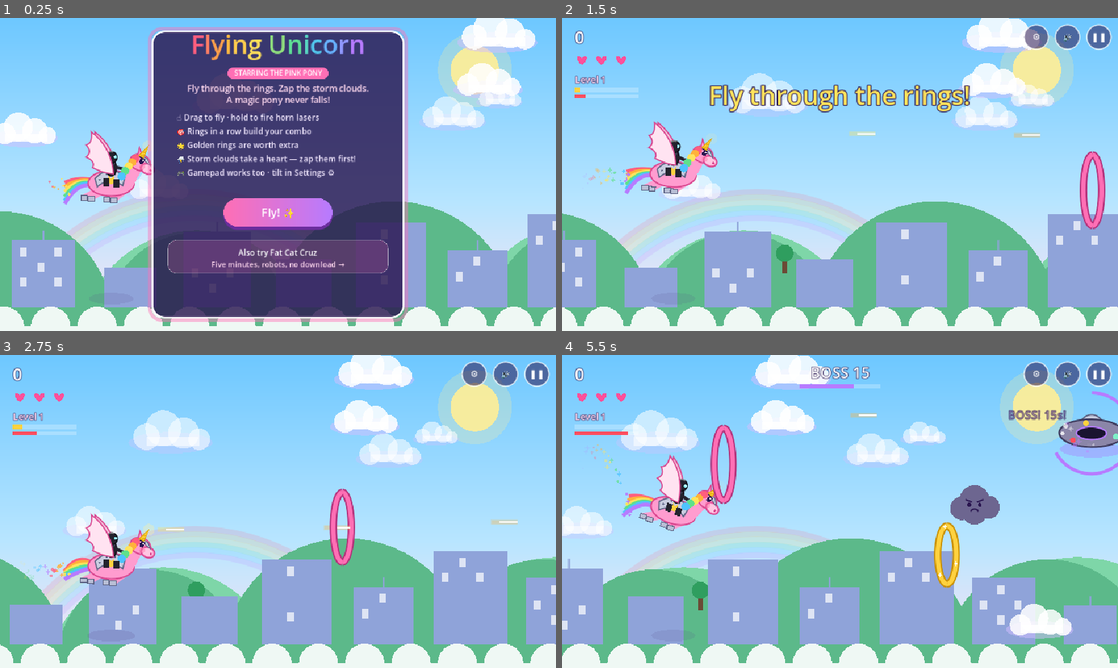
Above: before the commit, frames 1-4 (two rows, left to right).
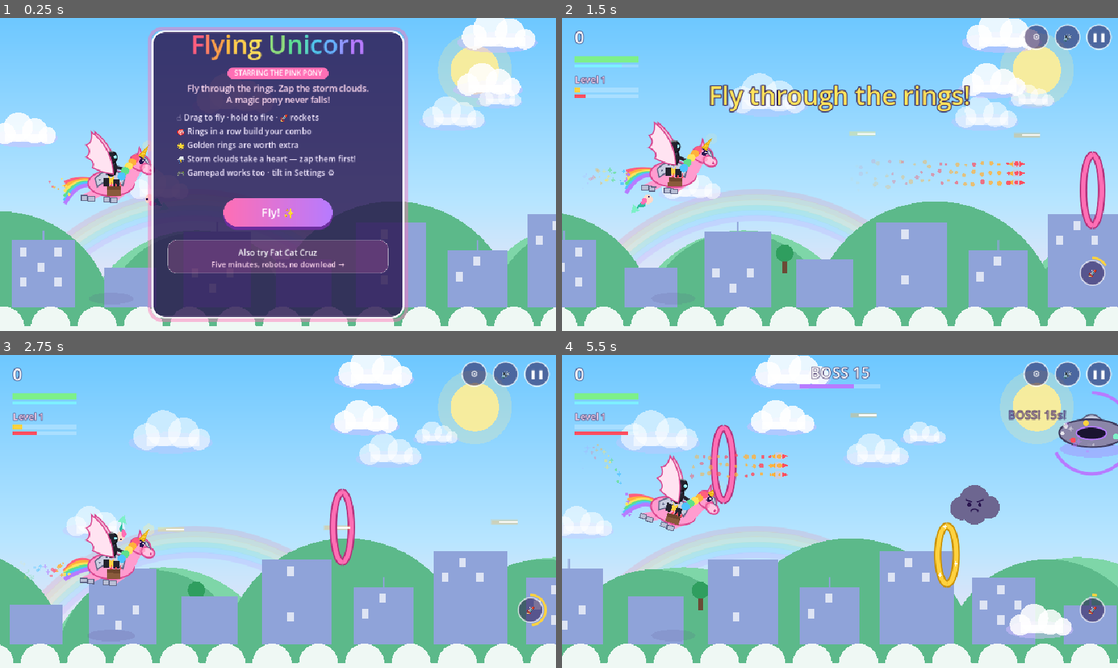
Above: after the commit, the same moments.

Repository: Dan8NOD/flying-unicorn
Game: Godot game, scene res://main.tscn
Same seed, same stepped clock (60 frames per second), same inputs: the game is played once before the commit and once after it.
Inputs (mouse positions are in pixels of both pictures, inside the frame that each line leads up to):
- Up to frame 1 (0.25 s): no input
- Up to frame 2 (1.5 s): tap Enter at 0.5 s; move the mouse to (962, 158) at 0.52 s; hold D (fly_right) 0.53-1.25 s; hold Space (fire) 0.53-1.25 s; click (962, 158) at 0.67 s; tap R (rockets, bound only after the commit) at 0.8 s; drag from (728, 190) to (812, 237) at 1.27 s
- Up to frame 3 (2.75 s): move the mouse to (333, 442) at 2.02 s; hold D (fly_right) from 2.03 s (still down); hold Space (fire) from 2.03 s (still down); tap R (rockets, bound only after the commit) at 2.3 s
- Up to frame 4 (5.5 s): release D (fly_right) at 2.75 s; release Space (fire) at 2.75 s; drag from (812, 574) to (673, 464) at 2.77 s; move the mouse to (1006, 558) at 3.52 s; hold A (fly_left) 3.53-4.25 s; tap X at 3.6 s; tap R (rockets, bound only after the commit) at 3.8, 5.3 s; drag from (673, 464) to (756, 433) at 4.27 s; move the mouse to (867, 511) at 5.02 s; hold S (fly_down) from 5.03 s (still down); tap Enter at 5.1 s; click (867, 511) at 5.17 s

The runs differ from the first frame. In frame 1, 0.2% of the frame differs, in the area x 19-58%, y 30-60%; in frame 2, 1.3%, in the area x 2-98%, y 12-86%; in frame 3, 0.9%; in frame 4, 1.1%.

Commit message:
Health meter, mermaid medic, pouch rockets
Hearts out, 100-HP meter in (green/amber/red, cloud hits 34,
bolts 25, star pickups +30). Mermaid sidekick orbits the pony
FCC-style: 1s spool tell with thrashing tail and glow, then a
5s-cycle discharge zapping the nearest foe for 2 and healing
+12, with a flickering electric arc. Cyan charge bar under HP.
Rocket button bottom-right (R key / gamepad Y too): 3-rocket
volley straight ahead from her side pouches on a 4s cooldown,
trails, direct 3-damage hits plus 85px splash, boss takes 2.
Pouches drawn on her flanks. Verified 30s headless clean +
windowed volley/beam frame, temp hook reverted.

Diff:
--- a/main.gd
+++ b/main.gd
@@ -55,7 +55,20 @@
 var t := 0.0
 var title_ms := 0.0
 var score := 0
-var hearts := 3
+const HP_MAX := 100.0
+const MERCD := 4.0
+const MER_RANGE := 250.0
+const MER_HEAL := 12.0
+const ROCKET_CD := 4.0
+var hp := HP_MAX
+var mer_angle := 0.0
+var mer_cd := 2.0
+var mer_spool := 0.0
+var mer_lock = null
+var arcs: Array = []
+var rockets: Array = []
+var rocket_cd := 0.0
+var _rocket_tap := false
 var combo := 0
 var best_combo := 0
 var rings_passed := 0
@@ -185,6 +198,15 @@
 	var dead := false
 
 
+class Rocket:
+	var x: float
+	var y: float
+	var vx: float
+	var vy: float
+	var life := 3.0
+	var dead := false
+
+
 class Laser:
 	var x: float
 	var y: float
@@ -456,6 +478,9 @@
 	_add_key("fire", KEY_X)
 	_add_key("fire", KEY_K)
 	_add_joy_button("fire", JOY_BUTTON_A)
+	_add_action("rockets")
+	_add_key("rockets", KEY_R)
+	_add_joy_button("rockets", JOY_BUTTON_Y)
 	_add_joy_axis("fire", JOY_AXIS_TRIGGER_RIGHT, 1.0)
 	_add_action("pause_game")
 	_add_key("pause_game", KEY_P)
@@ -491,7 +516,7 @@
 
 
 func reset() -> void:
-	score = 0; hearts = 3; combo = 0; best_combo = 0; rings_passed = 0; level = 1; speed = 260
+	score = 0; hp = HP_MAX; combo = 0; best_combo = 0; rings_passed = 0; level = 1; speed = 260
 	react_pop = 0; react_spin = 0; react_angle = 0
 	blink_timer = 3.0; blink_on = 0; ear_timer = 4.0; ear_tw = 0; shoot = {}
 	over_fx_timer = 0
@@ -499,6 +524,7 @@
 	ring_timer = 0.6; cloud_timer = 3.5; fire_cooldown = 0; last_ring_y = H / 2
 	heat = 0; overheated = false; reload_t = 0; fire_ok = true; beam_cd = BEAM_PERIOD; beam_t = 0
 	size_age = 0; size_mul = 1; shock = []; boss = null; bolts = []; boss_t = 0; boss_spawn_t = 4.0; boss_kills = 0; bolt_cd = 0
+	mer_angle = 0; mer_cd = 2.0; mer_spool = 0; mer_lock = null; arcs = []; rockets = []; rocket_cd = 0; _rocket_tap = false;
 	hurt_timer = 0; flash = 0; level_banner = 2.2; t = 0
 	over_card_timer = 0; over_card_visible = false
 	uni.y = H / 2; uni.vy = 0; uni.vx = 0
@@ -535,6 +561,8 @@
 	over_fx_timer = 0
 	boss = null
 	bolts = []
+	rockets = []
+	arcs = []
 
 
 var _had_focus := false
@@ -558,7 +586,7 @@
 		_force_over_at = -1
 		if state == "title":
 			start()
-		hearts = 0
+		hp = 0.0
 		game_over()
 	# Gradual orientation tilt; gameplay freezes mid-spin so an
 	# accidental rotation never whips the playfield around.
@@ -613,6 +641,8 @@
 	fire_cooldown = maxf(0, fire_cooldown - dt)
 	_tick_weapons(dt)
 	_boss_update(dt)
+	_mermaid_update(dt)
+	_update_rockets(dt)
 	# Feel timers: reactions decay, ambient life goes on.
 	react_pop = maxf(0.0, react_pop - dt * 3.5)
 	if size_age > 0:
@@ -729,7 +759,7 @@
 	if cloud_timer <= 0:
 		_spawn_cloud()
 		cloud_timer = randf_range(2.2, 4) / (0.8 + level * 0.2)
-	if hearts < 3 and randf() < dt * 0.04 and pickups.is_empty():
+	if hp < 70.0 and randf() < dt * 0.04 and pickups.is_empty():
 		var pk := Pickup.new()
 		pk.x = W + 40; pk.y = randf_range(90, H - 120); pk.phase = randf_range(0, 6)
 		pickups.append(pk)
@@ -793,12 +823,12 @@
 			_burst(c.x, c.y, 12, [Color.WHITE, Color("bfe9ff")], 180)
 			synth.poof()
 		if not c.dead and hurt_timer <= 0 and Vector2(uni.x + 10 - c.x, uni.y - 10 - c.y).length() < c.r + 26:
-			c.dead = true; hearts -= 1; combo = 0; hurt_timer = 1.6; flash = 0.25
+			c.dead = true; hp = maxf(0.0, hp - 34.0); combo = 0; hurt_timer = 1.6; flash = 0.25
 			react_pop = 1.0; react_spin = -9.0
 			_burst(c.x, c.y, 20, [Color("6d6690"), Color("ffe45c")], 200)
 			synth.hurt()
 			Input.vibrate_handheld(300)
-			if hearts <= 0:
+			if hp <= 0:
 				game_over()
 	clouds = clouds.filter(func(c): return c.x > -80 and not c.dead)
 
@@ -806,8 +836,8 @@
 	for p in pickups:
 		p.x -= speed * 0.9 * dt
 		if Vector2(uni.x - p.x, uni.y - 10 - p.y).length() < 40:
-			p.dead = true; hearts = mini(3, hearts + 1)
-			_popup(p.x, p.y - 30, "+1 heart", Color("ff6fb5"))
+			p.dead = true; hp = minf(HP_MAX, hp + 30.0)
+			_popup(p.x, p.y - 30, "+30 HP", Color("ff6fb5"))
 			_burst(p.x, p.y, 16, [Color("ff6fb5"), Color.WHITE], 180)
 			synth.heart()
 	pickups = pickups.filter(func(p): return p.x > -40 and not p.dead)
@@ -1021,8 +1051,8 @@
 	bolts = bolts.filter(func(bl): return not bl.dead and bl.x > -60 and bl.x < (VW if vertical else W) + 60 and bl.y > -60 and bl.y < (VH if vertical else H) + 60)
 
 
-func _hurt_player() -> void:
-	hearts -= 1
+func _hurt_player(amount := 25.0) -> void:
+	hp = maxf(0.0, hp - amount)
 	combo = 0
 	hurt_timer = 1.6
 	flash = 0.25
@@ -1031,7 +1061,7 @@
 	_burst(uni.x, uni.y, 20, [Color("c77bff"), Color("ffe45c")], 200)
 	synth.hurt()
 	Input.vibrate_handheld(300)
-	if hearts <= 0:
+	if hp <= 0:
 		game_over()
 
 
@@ -1052,6 +1082,168 @@
 	var frac := clampf(float(boss.hp) / float(maxi(boss.max_hp, 1)), 0.0, 1.0)
 	draw_arc(Vector2.ZERO, 70, -PI / 2, -PI / 2 + TAU * frac, 44, Color("b77bff"), 5, true)
 	_world_apply()
+
+
+func _hurt_cloud(c, n: int) -> void:
+	if c.dead:
+		return
+	c.hp -= n
+	c.hit_flash = 0.08
+	_burst(c.x, c.y, 8, [Color.WHITE, Color("ffe45c")], 180)
+	if c.hp <= 0:
+		c.dead = true
+		score += 25
+		_popup(c.x, c.y - 40, "+25 zap!", Color("ffe45c"))
+		_burst(c.x, c.y, 28, [Color.WHITE, Color("e8e0ff"), Color("ffe45c"), Color("b77bff")], 260)
+		synth.poof()
+
+
+func _mer_pos() -> Vector2:
+	return Vector2(uni.x + cos(mer_angle) * 78, uni.y + sin(mer_angle) * 52)
+
+
+func _nearest_foe(mp: Vector2):
+	var best = null
+	var best_d := MER_RANGE
+	for c in clouds:
+		if c.dead:
+			continue
+		var d := Vector2(c.x - mp.x, c.y - mp.y).length()
+		if d < best_d:
+			best_d = d
+			best = c
+	if boss != null and not boss.dead and not boss.leaving:
+		var bd := Vector2(boss.x - mp.x, boss.y - mp.y).length()
+		if bd < best_d:
+			best = boss
+	return best
+
+
+# Mermaid Medic, FCC-style: 1s spool tell, then a 5s-cycle
+# discharge that zaps the locked foe and heals the pony.
+func _mermaid_update(dt: float) -> void:
+	mer_angle += dt * 2.2
+	if state != "play":
+		return
+	var mp := _mer_pos()
+	if mer_cd > 0:
+		mer_cd -= dt
+		mer_spool = 0
+		mer_lock = null
+		return
+	if mer_lock == null or not is_instance_valid(mer_lock) or mer_lock.dead:
+		mer_lock = _nearest_foe(mp)
+		mer_spool = 0
+	if mer_lock == null:
+		return
+	if mer_spool <= 0:
+		synth.ready()
+	mer_spool += dt
+	if mer_spool >= 1.0:
+		_discharge(mp)
+
+
+func _discharge(mp: Vector2) -> void:
+	var tgt = mer_lock
+	mer_lock = null
+	mer_spool = 0
+	mer_cd = MERCD
+	if tgt == null or not is_instance_valid(tgt) or tgt.dead:
+		return
+	arcs.append({ "ax": mp.x, "ay": mp.y, "bx": tgt.x, "by": tgt.y, "life": 0.22, "max": 0.22 })
+	if tgt is Boss:
+		_damage_boss(2)
+	else:
+		_hurt_cloud(tgt, 2)
+	hp = minf(HP_MAX, hp + MER_HEAL)
+	_burst(uni.x, uni.y, 8, [Color("7df0c8"), Color.WHITE], 120)
+	synth.zap()
+
+
+func _fire_rockets() -> void:
+	if state != "play" or rocket_cd > 0:
+		return
+	rocket_cd = ROCKET_CD
+	for k in [-1, 0, 1]:
+		var r := Rocket.new()
+		if vertical:
+			r.x = uni.x + k * 22
+			r.y = uni.y - 30
+			r.vx = 0
+			r.vy = -820
+		else:
+			r.x = uni.x + 34
+			r.y = uni.y + k * 16
+			r.vx = 820
+			r.vy = 0
+		rockets.append(r)
+	synth.rocket()
+
+
+func _rocket_boom(x: float, y: float) -> void:
+	_burst(x, y, 30, [Color.WHITE, Color("ffb13d"), Color("ff4d5e")], 300)
+	_burst(x, y, 14, [Color("7a7a8a"), Color.WHITE], 160)
+	for c in clouds:
+		if not c.dead and Vector2(c.x - x, c.y - y).length() < 85:
+			_hurt_cloud(c, 1)
+	synth.poof()
+
+
+func _update_rockets(dt: float) -> void:
+	if state == "play":
+		rocket_cd = maxf(0.0, rocket_cd - dt)
+		if Input.is_action_just_pressed("rockets") or _rocket_tap:
+			_rocket_tap = false
+			_fire_rockets()
+	for r in rockets:
+		r.x += r.vx * dt
+		r.y += r.vy * dt
+		r.life -= dt
+		var tp := Particle.new()
+		tp.x = r.x
+		tp.y = r.y
+		tp.vx = -r.vx * 0.08 + randf_range(-30, 30)
+		tp.vy = -r.vy * 0.08 + randf_range(-30, 30)
+		tp.life = 0.35
+		tp.max_life = 0.35
+		tp.r = randf_range(3, 6)
+		tp.c = Color("ffb13d") if randf() < 0.6 else Color("ff4d5e")
+		tp.star = false
+		particles.append(tp)
+		if r.life <= 0:
+			r.dead = true
+			continue
+		for c in clouds:
+			if not c.dead and Vector2(r.x - c.x, r.y - c.y).length() < 44:
+				r.dead = true
+				_rocket_boom(r.x, r.y)
+				_hurt_cloud(c, 3)
+				break
+		if not r.dead and boss != null and not boss.dead and not boss.leaving and Vector2(r.x - boss.x, r.y - boss.y).length() < 72:
+			r.dead = true
+			_rocket_boom(r.x, r.y)
+			_damage_boss(2)
+	rockets = rockets.filter(func(r): return not r.dead and r.x > -60 and r.x < (VW if vertical else W) + 60 and r.y > -60 and r.y < (VH if vertical else H) + 60)
+
+
+func _draw_mermaid() -> void:
+	var mp := _mer_pos()
+	var spooling := mer_spool > 0
+	var thrash := 9.0 if spooling else 2.5
+	if spooling:
+		draw_circle(mp, 20 + mer_spool * 10, Color(0.55, 1, 1, 0.3 * mer_spool))
+	var to_pony := (Vector2(uni.x, uni.y) - mp).normalized()
+	var back := -to_pony
+	var perp := Vector2(-back.y, back.x)
+	var w1 := sin(t * thrash) * 6.0
+	var tail := PackedVector2Array([mp + perp * 6, mp + back * 26 + perp * w1, mp + back * 12 - perp * 6])
+	draw_colored_polygon(tail, Color("2fbfa0"))
+	draw_colored_polygon(PackedVector2Array([mp + back * 24 + perp * (w1 + 8), mp + back * 24 + perp * (w1 - 8), mp + back * 38 + perp * w1]), Color("7df0c8"))
+	draw_circle(mp, 8, Color("ffd9c9"))
+	draw_circle(mp + to_pony * 4 + perp * 2, 1.8, Color("2a1650"))
+	for h in 3:
+		var hy: float = h * 7.0
+		draw_circle(mp - to_pony * (6 + hy * 0.4) + perp * (4 + sin(t * 4 + h) * 2.0), 4.5 - h, Color("ff6fb5"))
 
 
 func _roll_cloud_kind(c: StormCloud) -> void:
@@ -1175,7 +1367,7 @@
 		_roll_cloud_kind(c)
 		clouds.append(c)
 		cloud_timer = randf_range(2.2, 4) / (0.8 + level * 0.2)
-	if hearts < 3 and randf() < dt * 0.04 and pickups.is_empty():
+	if hp < 70.0 and randf() < dt * 0.04 and pickups.is_empty():
 		var pk := Pickup.new()
 		pk.x = randf_range(90, VW - 90); pk.y = -50; pk.phase = randf_range(0, 6)
 		pickups.append(pk)
@@ -1239,12 +1431,12 @@
 					_burst(c.x, c.y, 28, [Color.WHITE, Color("e8e0ff"), Color("ffe45c"), Color("b77bff")], 260)
 					synth.poof()
 		if not c.dead and hurt_timer <= 0 and Vector2(uni.x - c.x, uni.y - c.y).length() < c.r + 26:
-			c.dead = true; hearts -= 1; combo = 0; hurt_timer = 1.6; flash = 0.25
+			c.dead = true; hp = maxf(0.0, hp - 34.0); combo = 0; hurt_timer = 1.6; flash = 0.25
 			react_pop = 1.0; react_spin = -9.0
 			_burst(c.x, c.y, 20, [Color("6d6690"), Color("ffe45c")], 200)
 			synth.hurt()
 			Input.vibrate_handheld(300)
-			if hearts <= 0:
+			if hp <= 0:
 				game_over()
 	clouds = clouds.filter(func(c): return c.y < VH + 80 and not c.dead)
 
@@ -1252,8 +1444,8 @@
 	for p in pickups:
 		p.y += speed * 0.9 * dt
 		if Vector2(uni.x - p.x, uni.y - 10 - p.y).length() < 40:
-			p.dead = true; hearts = mini(3, hearts + 1)
-			_popup(p.x, p.y - 30, "+1 heart", Color("ff6fb5"))
+			p.dead = true; hp = minf(HP_MAX, hp + 30.0)
+			_popup(p.x, p.y - 30, "+30 HP", Color("ff6fb5"))
 			_burst(p.x, p.y, 16, [Color("ff6fb5"), Color.WHITE], 180)
 			synth.heart()
 	pickups = pickups.filter(func(p): return p.y < VH + 40 and not p.dead)
@@ -1263,6 +1455,9 @@
 
 
 func _update_particles(dt: float) -> void:
+	for a in arcs:
+		a.life -= dt
+	arcs = arcs.filter(func(a): return a.life > 0)
 	for s in shock:
 		s.life -= dt
 	shock = shock.filter(func(s): return s.life > 0)
@@ -1329,6 +1524,9 @@
 
 func _press_at(vp: Vector2) -> void:
 	# UI buttons first (screen space, above the card layer)
+	if vp.distance_to(Vector2(VW - 44, VH - 100)) < 32:
+		_rocket_tap = true
+		return
 	if vp.distance_to(Vector2(VW - 87, 33)) < 26:
 		synth.muted = not synth.muted
 		if synth.muted:
@@ -1778,6 +1976,11 @@
 	draw_arc(Vector2(0, -46 + bob), 10, PI * 0.9, PI * 1.6, 12, Color(1, 1, 1, 0.45), 2, true)
 	for pi in 3:
 		draw_circle(Vector2(-9 - pi * 5, -53 + bob - pi * 2 + sin(t * 7 + pi) * 1.5), 3.5, Color("ff6fb5"))
+	# Side pouch with rocket tips peeking out.
+	draw_rect(Rect2(-8, 6, 24, 15), Color("8a5a3b"))
+	draw_rect(Rect2(-8, 6, 24, 6), Color("6e452c"))
+	for ti in 3:
+		draw_colored_polygon(PackedVector2Array([Vector2(-2 + ti * 8, 6), Vector2(2 + ti * 8, 6), Vector2(ti * 8, -2)]), Color("ff4d5e"))
 	# Her eye glows — the beam leaves from here.
 	draw_circle(Vector2(7, -47 + bob), 2.8, Color("7df0ff"))
 	draw_circle(Vector2(7, -47 + bob), 1.2, Color.WHITE)
@@ -1984,6 +2187,10 @@
 	draw_polyline(_arc_pts(0, -4 + bob2 * 0.4, 11, 11, 0, TAU, 26), Color("0f0f16"), 2, true)
 	draw_arc(Vector2(0, -4 + bob2 * 0.4), 11, PI * 1.1, PI * 1.7, 12, Color(1, 1, 1, 0.45), 2, true)
 	draw_circle(Vector2(0, 10), 4, Color("ff6fb5"))
+	draw_rect(Rect2(-32, 2, 14, 20), Color("8a5a3b"))
+	draw_rect(Rect2(-32, 2, 14, 7), Color("6e452c"))
+	draw_rect(Rect2(18, 2, 14, 20), Color("8a5a3b"))
+	draw_rect(Rect2(18, 2, 14, 7), Color("6e452c"))
 	draw_circle(Vector2(-4, -9), 2.2, Color("7df0ff"))
 	draw_circle(Vector2(4, -9), 2.2, Color("7df0ff"))
 	# Head from above, snout forward.
@@ -2081,7 +2288,7 @@
 	_text_c(Vector2(W / 2, y), "A magic pony never falls!", 15, Color("ffd9ef"))
 	y += 30
 	var items := [
-		"☝️ Drag to fly · hold to fire horn lasers",
+		"☝️ Drag to fly · hold to fire · 🚀 rockets",
 		"🎯 Rings in a row build your combo",
 		"🌟 Golden rings are worth extra",
 		"⛈️ Storm clouds take a heart — zap them first!",
@@ -2162,8 +2369,13 @@
 # ─── HUD ──────────────────────────────────────────────────────────────────
 func _draw_hud() -> void:
 	_stroke_text(Vector2(22, 44), str(score), 28, Color.WHITE, HORIZONTAL_ALIGNMENT_LEFT, 5)
-	for i in 3:
-		draw_colored_polygon(_heart_poly(34 + i * 34, 76, 15), Color("ff4f9a") if i < hearts else Color(1, 1, 1, 0.35))
+	var hpk := clampf(hp / HP_MAX, 0.0, 1.0)
+	var hpcol := Color("7df08a") if hpk > 0.5 else (Color("ffd23f") if hpk > 0.25 else Color("ff4d5e"))
+	draw_rect(Rect2(22, 66, 110, 10), Color(1, 1, 1, 0.25))
+	draw_rect(Rect2(22, 66, 110 * hpk, 10), hpcol)
+	var mer_k := mer_spool if mer_spool > 0 else 1.0 - clampf(mer_cd / MERCD, 0.0, 1.0)
+	draw_rect(Rect2(22, 80, 110, 5), Color(1, 1, 1, 0.2))
+	draw_rect(Rect2(22, 80, 110 * clampf(mer_k, 0.0, 1.0), 5), Color("7df0ff"))
 	_stroke_text(Vector2(22, 112), "Level %d" % level, 16, Color("ffd9ef"), HORIZONTAL_ALIGNMENT_LEFT, 4)
 	# Horn heat bar + eye-beam charge pip.
 	draw_rect(Rect2(22, 120, 110, 8), Color(1, 1, 1, 0.25))
@@ -2193,6 +2405,9 @@
 	_draw_round_button(Vector2(VW - 87, 33), "🔇" if synth.muted else "🔊")
 	_draw_round_button(Vector2(VW - 33, 33), "❚❚")
 	_draw_round_button(Vector2(VW - 141, 33), "⚙")
+	_draw_round_button(Vector2(VW - 44, VH - 100), "🚀")
+	if rocket_cd > 0:
+		draw_arc(Vector2(VW - 44, VH - 100), 26, -PI / 2, -PI / 2 + TAU * (1.0 - rocket_cd / ROCKET_CD), 32, Color("ffd23f"), 4, true)
 	if transitioning and state == "play":
 		_pill(Vector2(VW / 2, 76), "TURNING…")
 
@@ -2221,7 +2436,8 @@
 	for p in pickups:
 		var y: float = p.y + sin(t * 3 + p.phase) * 8
 		draw_circle(Vector2(p.x, y - 4), 22, Color(1, 1, 1, 0.5))
-		draw_colored_polygon(_heart_poly(p.x, y, 18), Color("ff4f9a"))
+		draw_colored_polygon(_sparkle_poly(p.x, y, 20), Color("7df0c8"))
+		draw_circle(Vector2(p.x, y), 6, Color.WHITE)
 
 	# Lasers
 	for l in lasers:
@@ -2253,7 +2469,29 @@
 		draw_circle(Vector2(bl.x, bl.y), 9, Color(0.72, 0.48, 1, 0.4))
 		draw_circle(Vector2(bl.x, bl.y), 5, Color("c77bff"))
 		draw_circle(Vector2(bl.x, bl.y), 2.5, Color.WHITE)
-
+	for r in rockets:
+		var rang := Vector2(r.vx, r.vy).angle()
+		_wxf(Vector2(r.x, r.y), rang, Vector2.ONE)
+		draw_colored_polygon(PackedVector2Array([Vector2(14, 0), Vector2(2, -6), Vector2(-8, -6), Vector2(-8, 6), Vector2(2, 6)]), Color("c9cde0"))
+		draw_colored_polygon(PackedVector2Array([Vector2(14, 0), Vector2(4, -4), Vector2(4, 4)]), Color("ff4d5e"))
+		var fl := 10.0 + sin(t * 50 + r.x) * 4.0
+		draw_colored_polygon(PackedVector2Array([Vector2(-8, -4), Vector2(-8 - fl, 0), Vector2(-8, 4)]), Color("ffb13d"))
+		_world_apply()
+	for za in arcs:
+		var ak := clampf(za.life / za.max, 0.0, 1.0)
+		var zp0 := Vector2(za.ax, za.ay)
+		var zp3 := Vector2(za.bx, za.by)
+		var zd := zp3 - zp0
+		var zn := Vector2(-zd.y, zd.x).normalized() if zd.length() > 1 else Vector2.ZERO
+		var zpts := PackedVector2Array([zp0])
+		for zk in [1, 2]:
+			var zp: float = zk / 3.0
+			zpts.append(zp0.lerp(zp3, zp) + zn * sin(t * 90 + zk * 7 + za.ax) * 14)
+		zpts.append(zp3)
+		draw_polyline(zpts, Color(0.55, 1, 1, ak), 3, true)
+		draw_polyline(zpts, Color(1, 1, 1, ak * 0.7), 1.5, true)
+
+	_draw_mermaid()
 	if vertical:
 		_draw_pony_top()
 		if state == "over" and over_card_visible:
@@ -2263,6 +2501,7 @@
 		var sh_h := clampf(H - 60 - uni.y, 0.0, 600.0)
 		var sh_k := 1.0 - sh_h / 600.0
 		_fill_ellipse(Vector2(uni.x, H - 56), 46.0 * (0.5 + 0.5 * sh_k), 10.0, Color(0.35, 0.3, 0.55, 0.22 * sh_k))
+		_draw_mermaid()
 		_draw_unicorn()
 		if state == "over" and over_card_visible:
 			_puff(uni.x, uni.y + 44, 1.6)
--- a/synth.gd
+++ b/synth.gd
@@ -213,6 +213,10 @@
 func boss() -> void:
 	_play("boss1", [{ "f": 220.0, "dur": 0.8, "wave": Wave.SAWTOOTH, "vol": 0.1, "slide": -120.0 }])
 
+func rocket() -> void:
+	_play("rocket", [{ "f": 200.0, "dur": 0.4, "wave": Wave.SAWTOOTH, "vol": 0.09, "slide": 900.0 }])
+
+
 func pony() -> void:
 	_play("pony", [{ "f": 700.0, "dur": 0.2, "wave": Wave.TRIANGLE, "vol": 0.1, "slide": 300.0 }])
 
Not shown, added: audio/pony1.mp3.import
Not shown, added: audio/pony2.mp3.import
Not shown, added: audio/power1.mp3.import
